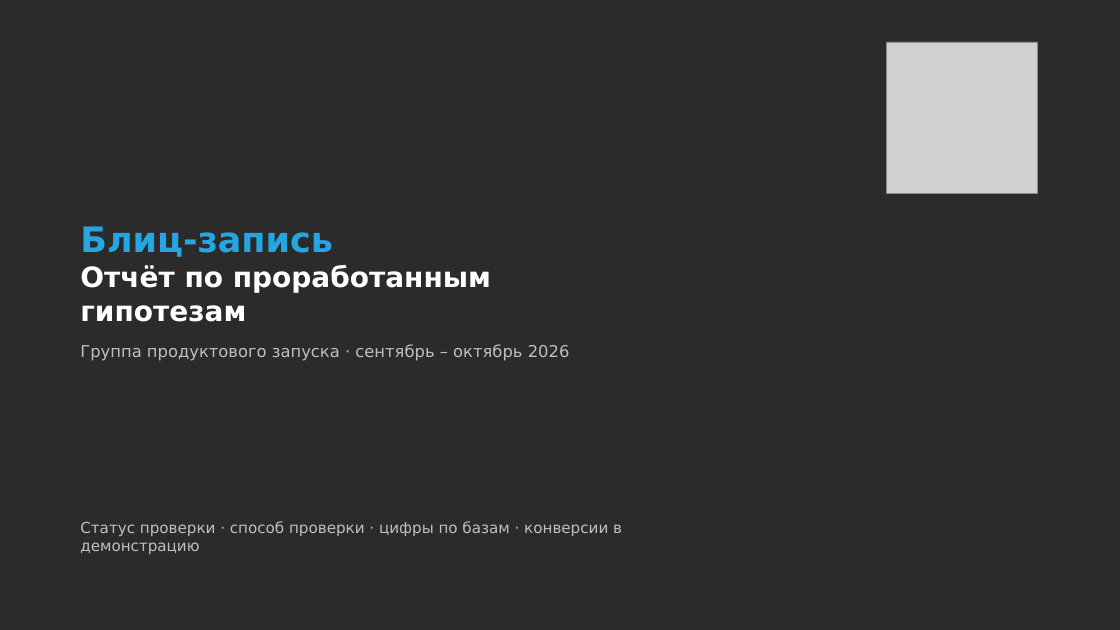
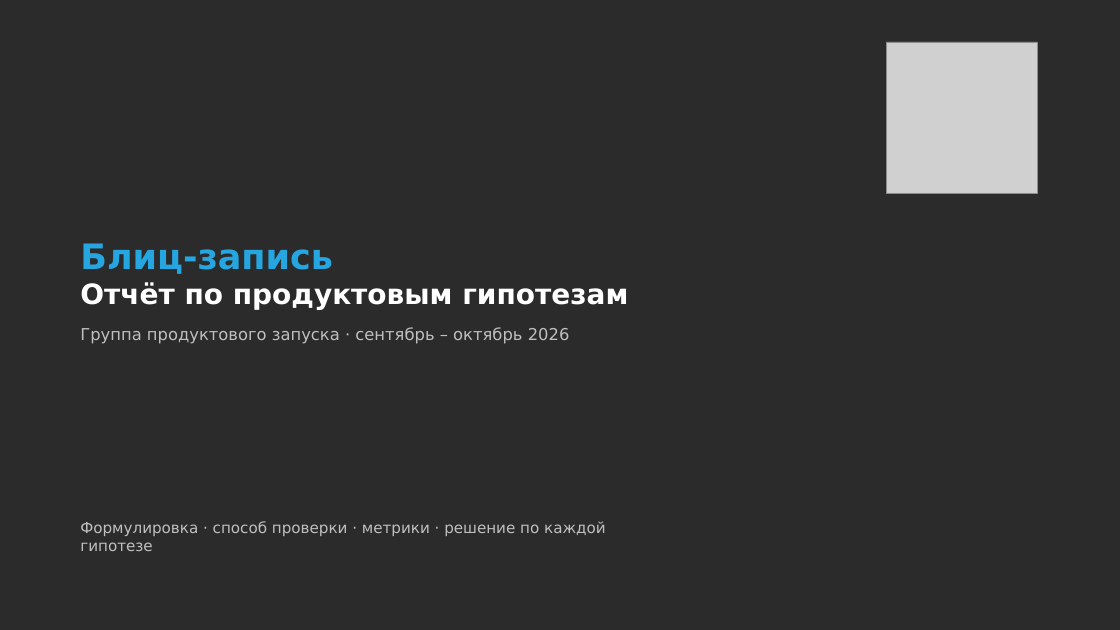
Before and after one commit to daaanilNikonov/for-lisa, a slide deck: slide 1 of presentation/Блиц-запись_Отчет_по_гипотезам.pptx. Drawn at 1120x630 pixels with LibreOffice and Linux fonts; fonts in the diff are those of the drawing; grey boxes stand for pictures; background and template pictures are left out; a plain dark background stands for a picture behind light text. Boxes give left, top, right and bottom in pixels: in the first picture for what was removed or moved away, otherwise in the second. Text is boxed around its words. In the diff, an @@ line names an element or a change of style, - is before the commit and + after.

```diff
--- a/presentation/Блиц-запись_Отчет_по_гипотезам.pptx
+++ b/presentation/Блиц-запись_Отчет_по_гипотезам.pptx
@@ title at <box>80,282,628,310</box>: text changed @@
-Отчёт по проработанным гипотезам
+Отчёт по продуктовым гипотезам
@@ subtitle at <box>80,521,606,551</box>: text changed @@
-Статус проверки · способ проверки · цифры по базам · конверсии в демонстрацию
+Формулировка · способ проверки · метрики · решение по каждой гипотезе
```
Also in this commit, not shown: 17 slides added, 9 slides removed, 1 other file.
